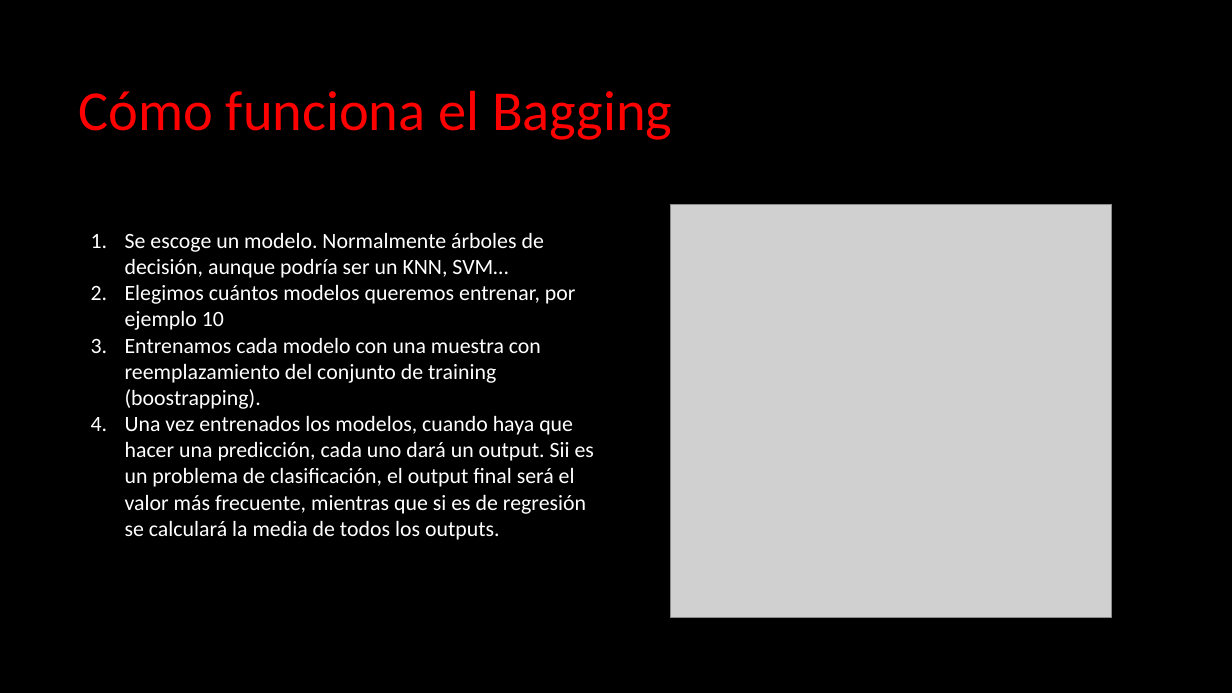
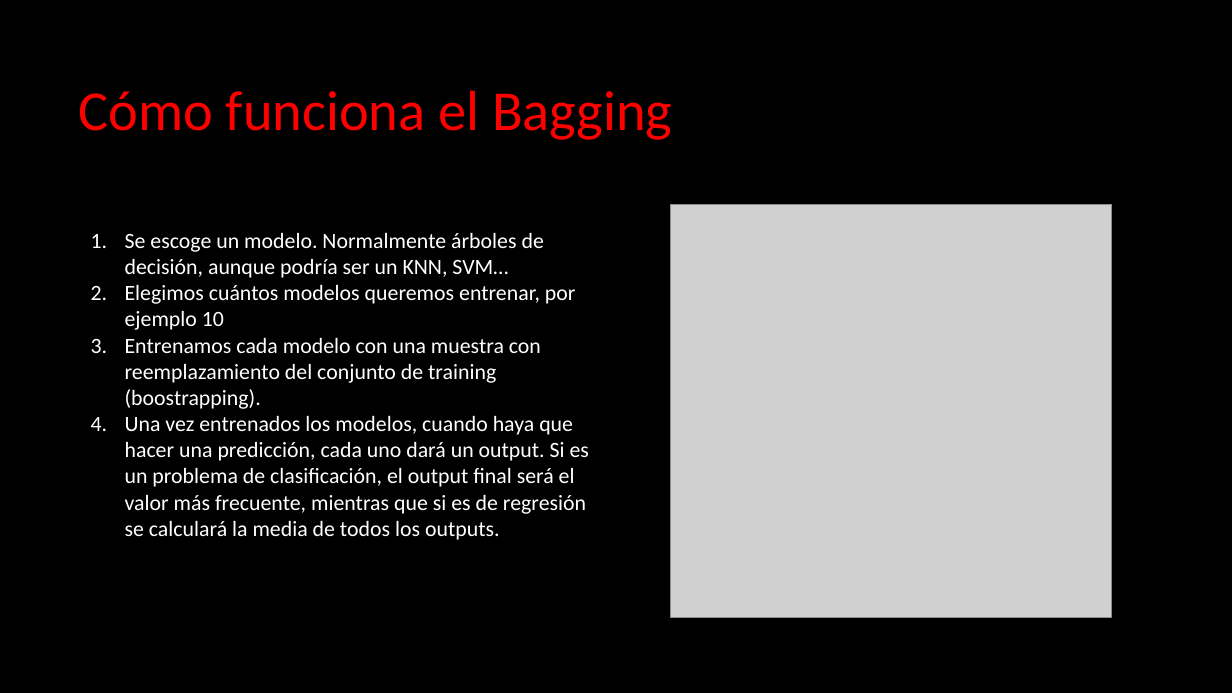
Before and after one commit to franciscocanon-thebridge/bootcamp_thebridge_PTSep20, a slide deck: slide 8 of Bloque 3 - Machine Learning/01_Supervisado/9-Ensemble/ML - Ensembling.pptx (slide 9 before the commit). Drawn at 1232x693 pixels with LibreOffice and Linux fonts; fonts in the diff are those of the drawing; grey boxes stand for pictures. Boxes give left, top, right and bottom in pixels: in the first picture for what was removed or moved away, otherwise in the second. Text is boxed around its words. In the diff, an @@ line names an element or a change of style, - is before the commit and + after.

```diff
--- a/Bloque 3 - Machine Learning/01_Supervisado/9-Ensemble/ML - Ensembling.pptx
+++ b/Bloque 3 - Machine Learning/01_Supervisado/9-Ensemble/ML - Ensembling.pptx
@@ text at (x1=125, y1=416, x2=589, y2=540): text changed @@
-4. Una vez entrenados los modelos, cuando haya que hacer una predicción, cada uno dará un output. Sii es un problema de clasificación, el output final será el valor más frecuente, mientras que si es de regresión se calculará la media de todos los outputs.
+4. Una vez entrenados los modelos, cuando haya que hacer una predicción, cada uno dará un output. Si es un problema de clasificación, el output final será el valor más frecuente, mientras que si es de regresión se calculará la media de todos los outputs.
```
Also in this commit, not shown: 2 other slides changed, 1 slide removed, 5 other files.
